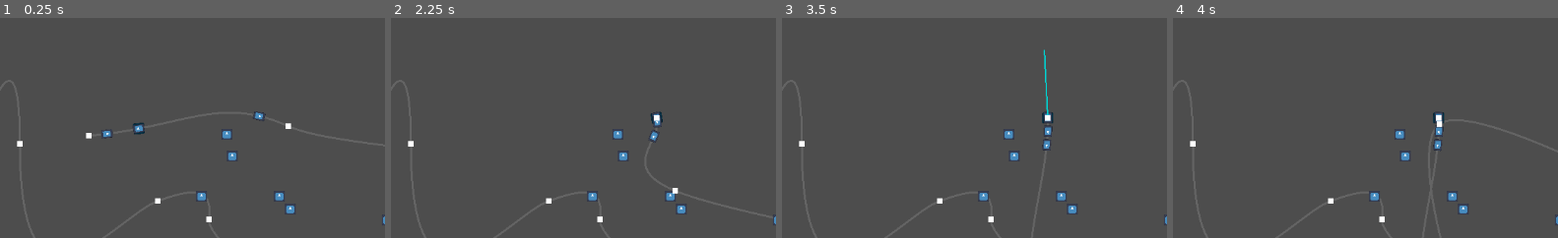
Above: before the commit, frames 1-4 (left to right).
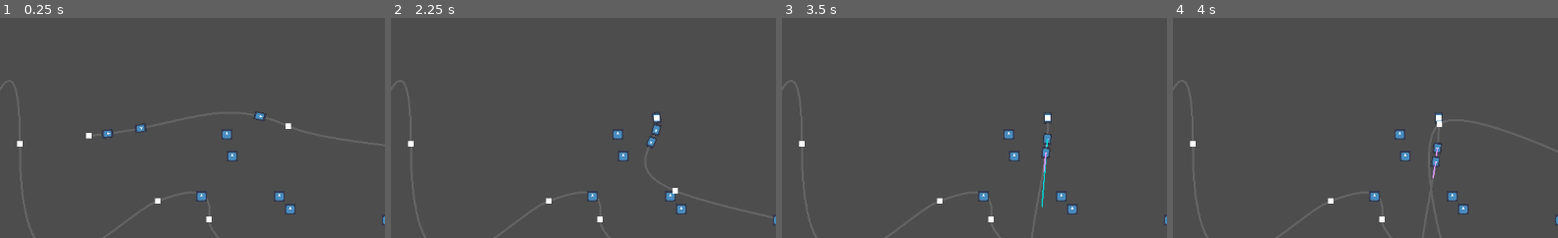
Above: after the commit, the same moments.

Repository: DeniZka/railway-path
Game: Godot game, scene res://main.tscn
Same seed, same stepped clock (60 frames per second), same inputs: the game is played once before the commit and once after it. The engine's default icon, where the game draws it, is replaced by a stand-in: a white triangle on a blue panel in a dark square.
Inputs (mouse positions are % of the whole screen's width and height, from its top left):
- Up to frame 1 (0.25 s): no input
- Up to frame 2 (2.25 s): click "forward" at 0.5 s; tap Enter at 1.25 s; drag from (19, 28) to (42, 24) at 1.27 s; drag from (45, 26) to (44, 70) at 2.02 s
- Up to frame 3 (3.5 s): tap Space at 2.75 s; move the mouse to (88, 57) at 2.77 s; hold W from 2.78 s (still down); click (88, 57) at 2.92 s
- Up to frame 4 (4 s): release W at 3.5 s; tap Enter at 3.5 s; drag from (88, 57) to (42, 26) at 3.52 s
The pictures show only the part of the screen within x 8-58%, y 2-51%; the shares and areas given below are measured in that part.

The runs differ from the first frame. In frame 1, 0.2% of the frame differs, in the area x 26-70%, y 42-55%; in frame 2, 0.2%; in frame 3, 0.6%, in the area x 67-71%, y 14-87%; in frame 4, 0.3%.

Commit message:
direction correctily calculated

Diff:
--- a/RigidBody2D.gd
+++ b/car.gd
@@ -1,6 +1,6 @@
 class_name Car
 extends RigidBody2D
-var b : StaticBody2D
+
 #TODO: due to collision send signal to train
 signal velocity_changed(car: RigidBody2D, new_velocity: Vector2)
 signal velocity_stabilized(car: RigidBody2D, new_velocity: Vector2)
@@ -34,6 +34,11 @@
 var total_force : float = 0.0
 var leader : bool = false
 
+func _ready():
+	self.follow = PathFollow2D.new()
+	self.follow.cubic_interp = false #NOTE: moar smooth move
+	follow.position = position
+
 func set_leader(yes: bool):
 	leader = yes
 	leader_chaned.emit(self)
@@ -43,11 +48,11 @@
 	rotation = new_follow.rotation + int(flip) * PI
 	follow = new_follow
 
+func get_follow():
+	return self.follow
+
 func set_dist(new_dist: float):
 	dist = new_dist
-
-func connect_car(car: String):
-	$Joint.node_b = NodePath("../../" + car)
 
 func is_loco():
 	return loco
@@ -84,11 +89,12 @@
 	total_force = tot_force
 
 func set_train_mass(train_mass: float):
-	bak_mass = mass
-	mass = train_mass
+	#bak_mass = mass
+	#mass = train_mass
+	pass
 
 func reset_train_mass():
-	mass = bak_mass
+	#mass = bak_mass
 	pass
 
 var prev_pos : Vector2 = Vector2.ZERO
@@ -98,6 +104,7 @@
 	var clothest_offset = path.curve.get_closest_offset(position)
 	if abs(follow.progress - clothest_offset) < 100: #FIX curve cross /near section skip!!!
 		follow.progress = clothest_offset
+		position = follow.position
 
 	#FIX: small fix for position displacing
 	if abs(position.x - follow.position.x) > 1.0:
@@ -108,10 +115,16 @@
 		print(name, " Y")
 		#TODO: calculate correct angular velocity!
 
+	#TODO: calculate correct angular velocity!
+	rotation = follow.rotation + int(flip) * PI
 
+	#TODO: correctly calculate direction forward the line or backward
 	var dir = 1
-	if abs(abs(state.linear_velocity.angle()) - abs(rotation)) > PI/2:
+	if abs(state.linear_velocity.angle_to(Vector2.RIGHT.rotated(rotation))) > PI/2:
 		dir = -1
+	if flip:
+		dir *= -1
+
 	var vel = state.linear_velocity.length()
 	#if name == "Loco":
 		#print(name, " Vel: ", state.linear_velocity.angle(), " rot: ", follow.rotation)
@@ -132,21 +145,18 @@
 	prev_pos = position
 	state.linear_velocity = target_dist / state.step
 
-	#TODO: calculate correct angular velocity!
-	rotation = follow.rotation + int(flip) * PI
+
 	#var orig : Vector2 = state.transform.get_origin()
 	$Line2D.points[1] = linear_velocity.rotated(-rotation)
 
 
 	#apply new force to an active car
 	var tot_force : Vector2 = Vector2.ZERO
-	if vel > DRAG_FORCE_SPEED:
-		tot_force += drag_from_vel(vel)
+	#if vel > DRAG_FORCE_SPEED:
+		#tot_force += drag_from_vel(vel)
 		#FIXME: drag direction!!!
 	if active:
 		tot_force += Vector2(throttle_level * engine_force, 0) * direction
-		#state.linear_velocity = Vectwwor2(1000,0) * state.step
-		print("PRESSED", state.step)
 		state.apply_central_force(tot_force.rotated(2*PI + rotation))
 	else:
 		#was set_constant_force
@@ -156,7 +166,8 @@
 	#state.integrate_forces()
 
 func _physics_process(delta):
-	print(name, " - ", linear_velocity)
+	#print(name, " - ", linear_velocity)
+	pass
 
 
 func _on_body_entered(body):
--- a/car.tscn
+++ b/car.tscn
@@ -1,6 +1,6 @@
 [gd_scene load_steps=5 format=3 uid="uid://d4em25qe6joub"]
 
-[ext_resource type="Script" path="res://RigidBody2D.gd" id="1_0ipld"]
+[ext_resource type="Script" path="res://car.gd" id="1_budfa"]
 [ext_resource type="Texture2D" uid="uid://dghdo7pwjry8l" path="res://icon.svg" id="2_521kt"]
 
 [sub_resource type="RectangleShape2D" id="RectangleShape2D_w6ryj"]
@@ -16,7 +16,7 @@
 contact_monitor = true
 linear_damp_mode = 1
 linear_damp = 0.5
-script = ExtResource("1_0ipld")
+script = ExtResource("1_budfa")
 
 [node name="CollisionShape2D" type="CollisionShape2D" parent="."]
 shape = SubResource("RectangleShape2D_w6ryj")
--- a/main.gd
+++ b/main.gd
@@ -1,4 +1,8 @@
 extends Node2D
+#main idea that after cwitch juction rails will reconfiguring self (split /merge paths) after that anounce abount new paths for every train
+#after _ready() need to split paths into a parts via junctions
+#the most effective way is to flipt path, that does not have any train on it
+#NOTE: some paths may be a loop!
 
 const DIVIDER = 6.0
 
@@ -13,21 +17,9 @@
 var tension = 1.0
 
 func _ready():
-	$Train.rails_api = $Path2D
-	for follow in $Path2D.get_children():
-		for node in follow.get_children():
-			if node is RigidBody2D:
-				node.position = Vector2(0, 0)
-	loco.set_follow(follow)
-	loco.path = $Path2D
+	$Train.set_path($Path2D)
 	loco.active = true
 	#loco.add_collision_exception_with($Train/Car) #TODO: except all in train
-	#loco.connect_car($Train/Car.name)
-	car.path = $Path2D
-	car.set_follow($Path2D/CarPath)
-	#car.connect_car($Train/Car2.name)
-	$Train/Car2.path = $Path2D
-	$Train/Car2.set_follow($Path2D/CarPath2)
 	loco.direction = 1
 	var in_ : Vector2 = path.curve.get_point_in(0)
 	var pt2 : Vector2 = $Path2D.curve.get_point_position(2)
--- a/main.tscn
+++ b/main.tscn
@@ -1,6 +1,5 @@
-[gd_scene load_steps=9 format=3 uid="uid://dyl56jenlcs68"]
+[gd_scene load_steps=8 format=3 uid="uid://dyl56jenlcs68"]
 
-[ext_resource type="Texture2D" uid="uid://dghdo7pwjry8l" path="res://icon.svg" id="1_b3wk4"]
 [ext_resource type="Script" path="res://main.gd" id="1_uhihj"]
 [ext_resource type="PackedScene" uid="uid://drjpfjr2ige62" path="res://drag_point.tscn" id="3_0k3cr"]
 [ext_resource type="PackedScene" uid="uid://d4em25qe6joub" path="res://car.tscn" id="3_dtup8"]
@@ -27,68 +26,12 @@
 [node name="Path2D" type="Path2D" parent="."]
 curve = SubResource("Curve2D_mpf2r")
 
-[node name="TrainPath" type="PathFollow2D" parent="Path2D"]
-position = Vector2(317.187, 172.676)
-rotation = -0.192877
-progress = 73.95
-cubic_interp = false
-loop = false
-
-[node name="Icon2" type="Sprite2D" parent="Path2D/TrainPath"]
-modulate = Color(0, 0.74902, 0.815686, 1)
-rotation = 1.654
-scale = Vector2(0.126422, 0.126422)
-texture = ExtResource("1_b3wk4")
-
-[node name="CarPath" type="PathFollow2D" parent="Path2D"]
-position = Vector2(493.457, 154.257)
-rotation = 0.230805
-progress = 252.9
-cubic_interp = false
-loop = false
-
-[node name="Icon2" type="Sprite2D" parent="Path2D/CarPath"]
-visible = false
-modulate = Color(0, 0.74902, 0.815686, 1)
-rotation = 1.654
-scale = Vector2(0.126422, 0.126422)
-texture = ExtResource("1_b3wk4")
-
-[node name="CarPath2" type="PathFollow2D" parent="Path2D"]
-position = Vector2(270.454, 180.234)
-rotation = -0.125023
-progress = 26.6
-cubic_interp = false
-loop = false
-
-[node name="Icon2" type="Sprite2D" parent="Path2D/CarPath2"]
-visible = false
-modulate = Color(0, 0.74902, 0.815686, 1)
-rotation = 1.654
-scale = Vector2(0.126422, 0.126422)
-texture = ExtResource("1_b3wk4")
-
-[node name="CarPath3" type="PathFollow2D" parent="Path2D"]
-position = Vector2(295.341, 176.617)
-rotation = -0.163164
-progress = 51.75
-cubic_interp = false
-loop = false
-
-[node name="Icon2" type="Sprite2D" parent="Path2D/CarPath3"]
-visible = false
-modulate = Color(0, 0.74902, 0.815686, 1)
-rotation = 1.654
-scale = Vector2(0.126422, 0.126422)
-texture = ExtResource("1_b3wk4")
-
 [node name="Train" parent="." instance=ExtResource("6_q2t3g")]
 can_sleep = false
 
 [node name="Loco" parent="Train" instance=ExtResource("3_dtup8")]
 position = Vector2(315, 148)
 rotation = -0.190726
-flip = true
 loco = true
 
 [node name="Car2" parent="Train" instance=ExtResource("3_dtup8")]
--- a/train.gd
+++ b/train.gd
@@ -8,7 +8,6 @@
 		curve = val
 		path.curve = curve
 
-var rails_api : Path2D = null
 @onready var path : Path2D = $Path
 @onready var cars : Node = $Cars
 var lead_loco: Car #loco with what we play train
@@ -58,16 +57,16 @@
 func _integrate_forces(state):
 	for child in get_children():
 		if child is RigidBody2D:
-			print("TRAIN:", name, child.linear_velocity)
+			#print("TRAIN:", name, child.linear_velocity)
+			pass
 	#TODO: Calculate final velocity vector length
 	#F/m *dt
-	print("works")
 	pass
 
 #self owned path which along moves train
 func calculate_path(node: RigidBody2D):
 	#rails_api.curve.get_baked_length()
-	print(node.name, "point ", rails_api.curve.get_closest_point(node.position), " ", node.position)
+	#print(node.name, "point ", path.curve.get_closest_point(node.position), " ", node.position)
 	#get_nearest_point
 
 	#TODO: get node move vector
@@ -86,7 +85,7 @@
 				calculate_path(child)
 				all_sleep = false
 				break
-			print("TRAIN---:", name, child.linear_velocity)
+			#print("TRAIN---:", name, child.linear_velocity)
 	#clear path if every body is sleeping
 	if all_sleep :
 		$Path.curve.clear_points()
@@ -115,3 +114,18 @@
 	#rudder_tween = get_tree().create_tween()
 	#rudder_tween.tween_property(lead_loco, "throttle_level", thrust_lvl, 1.0)
 	lead_loco.throttle_level = throttle_level
+
+#set path along what train and it cars can move
+func set_path(path: Path2D) -> void:
+	self.path = path
+	for child in get_children():
+		if child is Car:
+			#setup new path for Car follow
+			child.path = path #temp
+			var child_follow : PathFollow2D = child.get_follow()
+			if child_follow.get_parent() == null:
+				path.add_child(child_follow)
+			else:
+				child_follow.reparent(path)
+			#move follow
+			child_follow.progress = path.curve.get_closest_offset(child.position)
